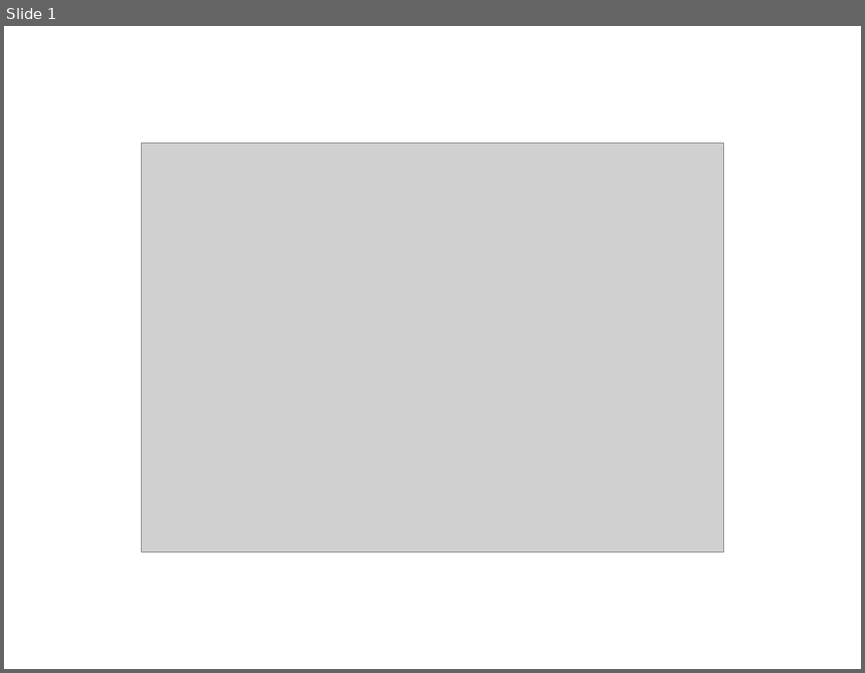
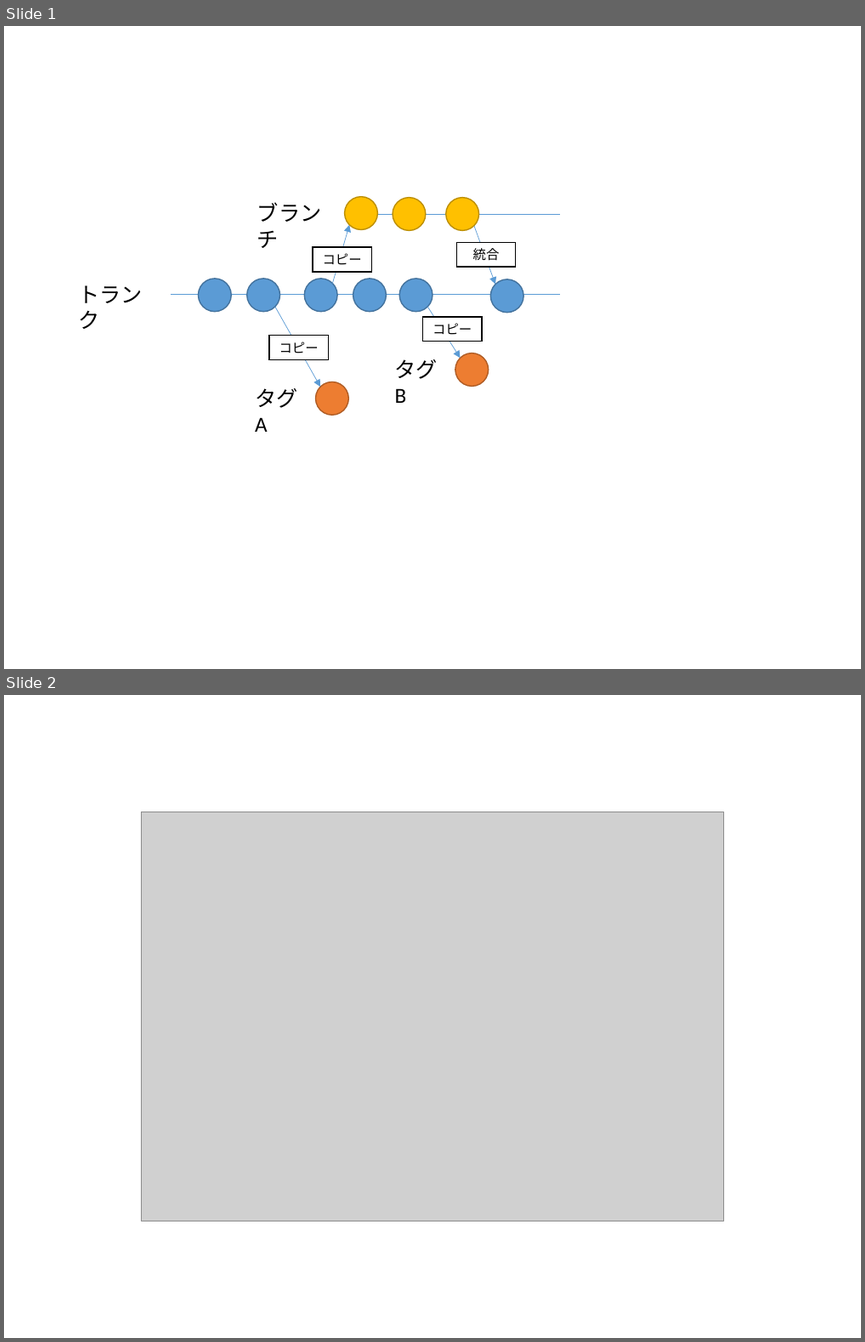
Before and after one commit to masaru-b-cl/introduction-to-svn, a slide deck: pptx/chapter-8.pptx. Shown one above the other, each under a label of ours: slide 1 before the commit, slides 1 and 2 after it. The pictures are 865x673 and 865x1342 pixels, drawn with LibreOffice and Linux fonts; fonts in the diff are those of the drawing; grey boxes stand for pictures. Boxes give left, top, right and bottom in pixels: in the first picture for what was removed or moved away, otherwise in the second. Text is boxed around its words. In the diff, an @@ line names an element or a change of style, - is before the commit and + after.

Commit message:
トランク、ブランチ、タグのイメージを追加する

```diff
--- a/pptx/chapter-8.pptx
+++ b/pptx/chapter-8.pptx
@@ slide 1 added at (x1=4, y1=26, x2=861, y2=669), background #FFFFFF @@
@@ text added at (x1=257, y1=202, x2=322, y2=248), 18 pt, text #000000 @@
+ブランチ
@@ ellipse added at (x1=344, y1=197, x2=377, y2=230), fill #FFC000, outline #BD8E00 1 pt @@
@@ ellipse added at (x1=392, y1=198, x2=426, y2=231), fill #FFC000, outline #BD8E00 1 pt @@
@@ ellipse added at (x1=446, y1=198, x2=479, y2=231), fill #FFC000, outline #BD8E00 1 pt @@
@@ arrow added from (332, 283) to (349, 225), #5B9BD5 0.5 pt @@
@@ line added from (361, 214) to (560, 214), #5B9BD5 0.5 pt @@
@@ arrow added from (474, 226) to (495, 284), #5B9BD5 0.5 pt @@
@@ rectangle added at (x1=313, y1=247, x2=371, y2=272), fill #FFFFFF, outline #000000 1 pt, 11 pt, text #000000 @@
+コピー
@@ rectangle added at (x1=456, y1=242, x2=516, y2=267), fill #FFFFFF, outline #000000 1 pt, 11 pt, text #000000 @@
+統合
@@ ellipse added at (x1=199, y1=278, x2=232, y2=312), fill #5B9BD5, outline #43739E 1 pt @@
@@ ellipse added at (x1=246, y1=278, x2=280, y2=312), fill #5B9BD5, outline #43739E 1 pt @@
@@ ellipse added at (x1=304, y1=278, x2=337, y2=312), fill #5B9BD5, outline #43739E 1 pt @@
@@ ellipse added at (x1=352, y1=278, x2=386, y2=312), fill #5B9BD5, outline #43739E 1 pt @@
@@ ellipse added at (x1=399, y1=278, x2=432, y2=312), fill #5B9BD5, outline #43739E 1 pt @@
@@ ellipse added at (x1=491, y1=279, x2=524, y2=313), fill #5B9BD5, outline #43739E 1 pt @@
@@ text added at (x1=79, y1=285, x2=143, y2=329), 18 pt, text #000000 @@
+トランク
@@ line added from (171, 295) to (560, 295), #5B9BD5 0.5 pt @@
@@ arrow added from (275, 306) to (320, 386), #5B9BD5 0.5 pt @@
@@ rectangle added at (x1=423, y1=317, x2=482, y2=341), fill #FFFFFF, outline #000000 1 pt, 11 pt, text #000000 @@
+コピー
@@ arrow added from (427, 306) to (460, 358), #5B9BD5 0.5 pt @@
@@ rectangle added at (x1=269, y1=335, x2=329, y2=360), fill #FFFFFF, outline #000000 1 pt, 11 pt, text #000000 @@
+コピー
@@ ellipse added at (x1=455, y1=353, x2=489, y2=386), fill #ED7D31, outline #AF5C24 1 pt @@
@@ ellipse added at (x1=316, y1=381, x2=349, y2=415), fill #ED7D31, outline #AF5C24 1 pt @@
@@ text added at (x1=395, y1=359, x2=438, y2=403), 18 pt, text #000000 @@
+タグB
@@ text added at (x1=255, y1=388, x2=297, y2=431), 18 pt, text #000000 @@
+タグA
@@ what was slide 1 is now slide 2 @@
```
Also in this commit, not shown: 6 other files.
